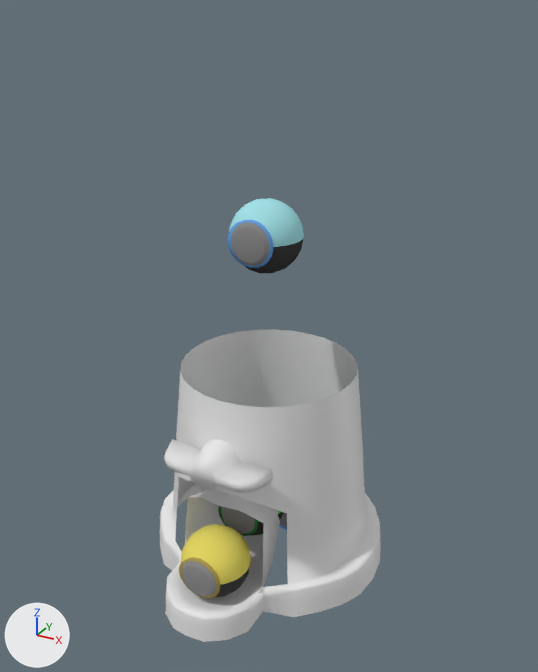
The Blender file Blender/Dispenser.blend: old version first, new version second.
Camera for both pictures: a camera (50 mm lens) standing at (26.9, -47.3, 44.6) and looking at (0.2, 1.3, 20.3). Arrows for +X, +Y and +Z are at lower left; the lights stay in place.
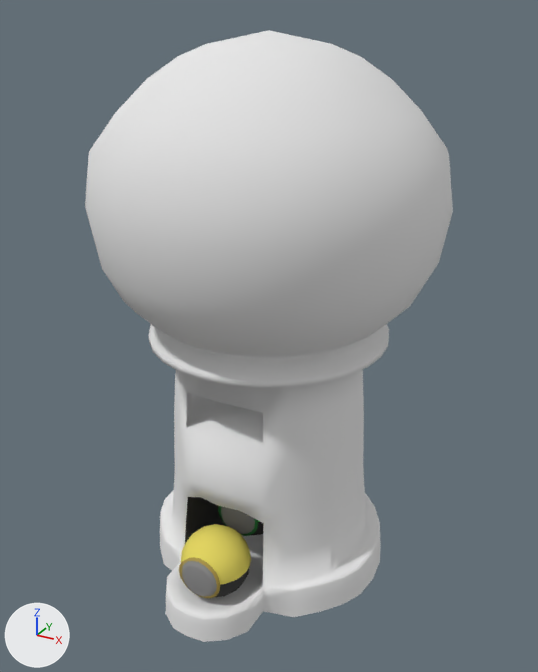
Commit message: Dispenser model rough draft

Diff of the bpy script that builds the scene:
```diff
--- a/Blender/Dispenser.blend.py
+++ b/Blender/Dispenser.blend.py
@@ mat_material @@
+mat_material = diffuse_material('Material')
+mat_material.base_color = (0.8, 0.8, 0.8)  # white #e7e7e7
@@ mat_material_001 @@
+mat_material_001 = diffuse_material('Material.001')
+mat_material_001.base_color = (0.0301, 0.0301, 0.0301)  # black #303030
@@ me_cylinder @@
 # used by ob_cylinder; location = (0.0, 0.0, 0.0)
-me_cylinder.from_pydata(...)  # 225 vertices, 204 faces; spans x -10.4..0.4, y -11.8..11.7, z -0.4..17.6
+me_cylinder.from_pydata(...)  # 848 vertices, 876 faces; spans x -13.6..13.6, y -12.0..15.1, z -0.4..43.2
+# me_cylinder part 1: 17 vertices removed from x -7.3..0.1, y -5.8..8.9, z 8.6..17.6; 640 vertices added at x -13.6..13.6, y -12.0..15.1, z -0.4..43.2
+# me_cylinder part 2: 28 faces spanning x -3.8..0.0, y -6.9..2.4, z 1.8..8.9 switch from no material to mat_material_001 (black #303030)
+me_cylinder.materials.append(mat_material)  # white #e7e7e7
@@ ob_cylinder_001 @@
-ob_cylinder_001 = bpy.data.objects.new('Cylinder.001', me_cylinder_002)
-ob_cylinder_001.location = (-4.44, 1.45, 4.33)
@@ ob_cylinder @@
 ob_cylinder.location = (0.0, 0.0, 0.0)
-_m = ob_cylinder.modifiers.new('Mirror', 'MIRROR')
-_m.use_clip = True
@@ ob_sphere @@
-ob_sphere = bpy.data.objects.new('Sphere', me_sphere)
-ob_sphere.location = (0.3, 0.0, 28.82)
-ob_sphere.rotation_euler = (1.571, 0.0, 0.0)  # degrees (90, 0, 0)
-_m = ob_sphere.modifiers.new('Mirror', 'MIRROR')
-_m.use_clip = True
```

Location of each change, [x1, y1, x2, y2] in pixels of the pictures (538 x 672 px):
'Cylinder', reshaped, modifiers changed (66% wider, 95% taller)
    before: [160, 329, 381, 642]
    after: [85, 30, 453, 642]
'Sphere', deleted
    before: [228, 198, 304, 273]
    faces in mat_material_003 (cyan #a3e1e7): [229, 198, 304, 247]
    faces in mat_gray (grey #8d8d8d): [231, 222, 270, 266]
    faces in mat_material_000 (black #414141): [245, 239, 303, 273]
    faces in mat_material_002 (blue #69a5e7): [228, 219, 273, 268]
'Cylinder.001', deleted
    before: [164, 439, 273, 492]
part 1 of me_cylinder, built on
    before: [176, 329, 363, 514]
    after: [85, 30, 453, 595]
part 2 of me_cylinder, recoloured (white to black)
    before: [185, 488, 280, 585]
    after: [185, 497, 225, 544]
